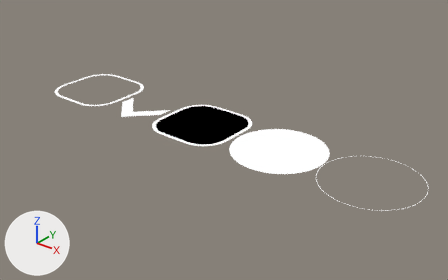
Before and after pictures for a commit that changed the Blender file Blender Assets/UI Models.blend.
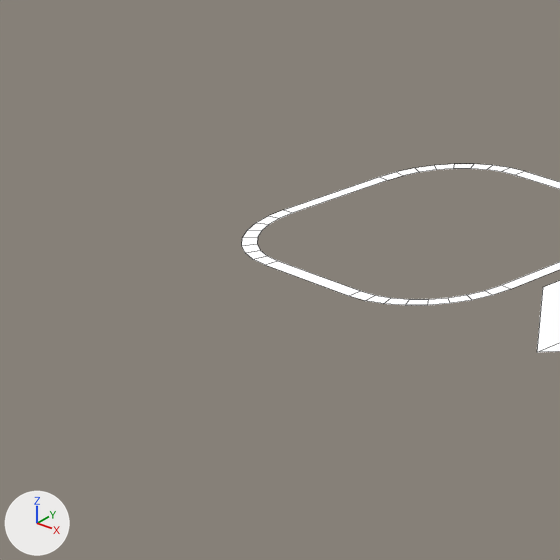
There are two pictures of each version: one whole from a 50 mm camera at (13.56, -12.45, 8.34) aimed at (2.03, 1.95, -0.59), one close up on the part from 0% to 28% of the width and 13% to 58% of the height. Arrows for +X, +Y and +Z are at lower left; the lights stay in place. The close-ups show mesh edges as thin lines.

The first close-up shows 'Round Transparent Sliced', 'Scrolling Arrow'.
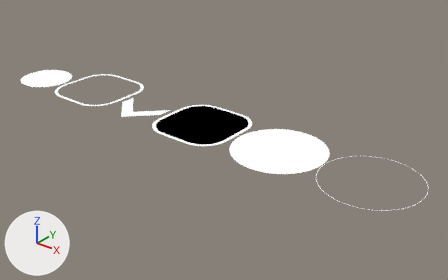
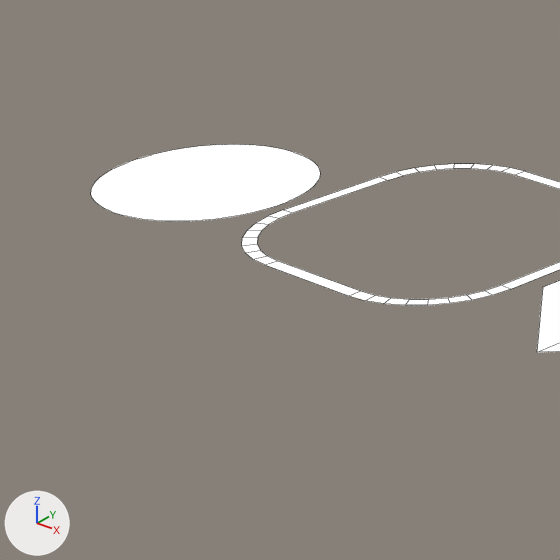
Changed parts and their boxes (x1, y1, x2, y2) in the close-ups (560 x 560 px):
'Topic Background', added
    after: (91, 144, 320, 221)

Edits to the bpy script that builds the scene:
```text
Add me_plane_003:
    me_plane_003.from_pydata(...)  # 60 vertices, 1 face; spans x -0.96..0.96, y -0.96..0.96, z 0.0
    me_plane_003.materials.append(mat_white)
Add ob_topic_background:
    ob_topic_background = bpy.data.objects.new('Topic Background', me_plane_003)
    ob_topic_background.location = (-6.0, 1.0, 0.0)
```
